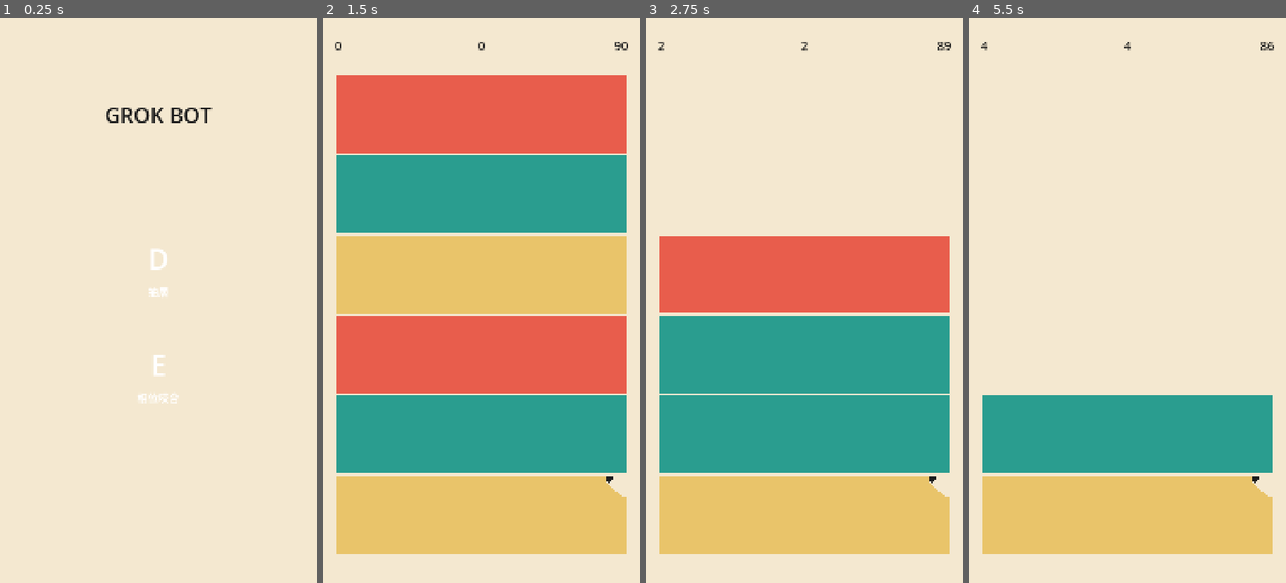
Above: before the commit, frames 1-4 (left to right).
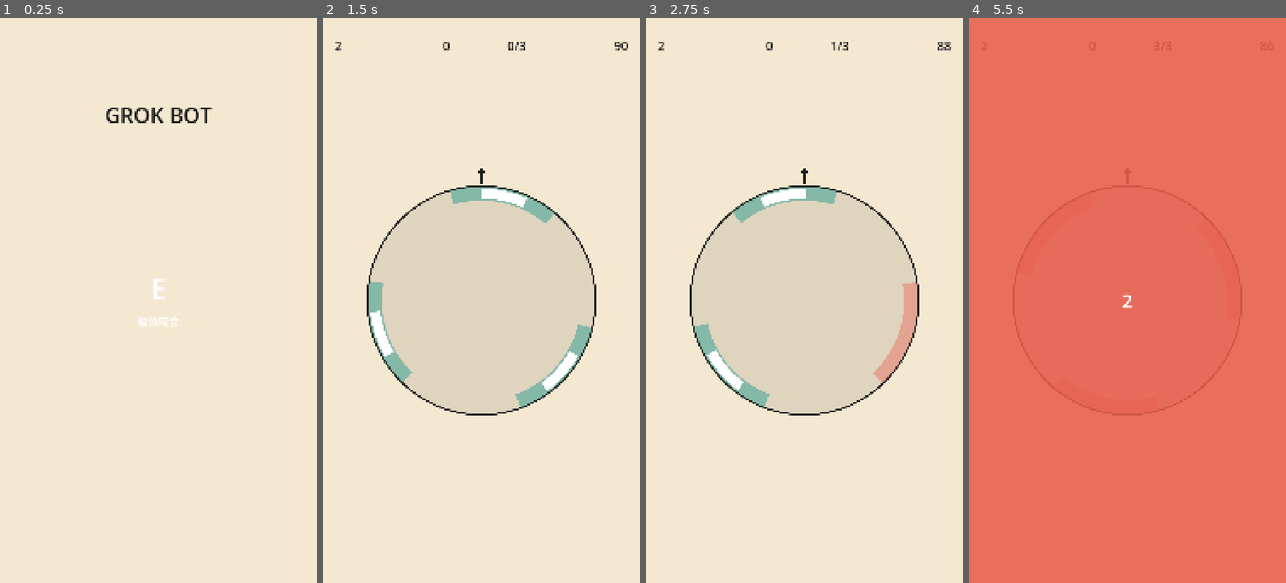
Above: after the commit, the same moments.

Repository: fallenblueray/Grok-Bot-Game
Game: Godot game, scene res://Boot.tscn
Two runs of this game, one before a commit and one after it. Both use one fixed random seed, a clock stepped at 60 frames per second and the inputs below.
Inputs (mouse positions are in pixels of both pictures, inside the frame that each line leads up to):
- Up to frame 1 (0.25 s): no input
- Up to frame 2 (1.5 s): click (481, 272) at 0.5 s, where only the run before the commit has a clickable "D"; tap Enter at 1.25 s; move the mouse to (551, 272) at 1.27 s; hold D from 1.28 s (still down); tap 1 at 1.35 s; click (551, 272) at 1.42 s
- Up to frame 3 (2.75 s): tap Space at 1.52, 2.27 s; move the mouse to (741, 328) at 2.02 s; release D at 2.03 s; tap E at 2.1 s
- Up to frame 4 (5.5 s): move the mouse to (1159, 176) at 2.77 s; hold D 2.78-4.28 s; tap 2 at 2.85 s; move the mouse to (1111, 413) at 3.52 s; tap Enter at 3.6 s; click (1111, 413) at 3.67 s; tap Space at 3.77, 4.52, 5.27 s; move the mouse to (1222, 385) at 4.27 s; tap Keypad Enter at 4.35 s; move the mouse to (1032, 215) at 5.02 s; tap 1 at 5.1 s

The runs differ from the first frame. In frame 1, 0.5% of the frame differs, in the area x 43-57%, y 40-69%; in frame 2, 76%; in frame 3, 51%; in frame 4, 100%, in the area x 0-100%, y 0-100%.

Commit message:
Boot: E is the game, D off the menu

Diff:
--- a/Boot.gd
+++ b/Boot.gd
@@ -1,5 +1,5 @@
 extends Control
-## Boot — two-button mode select (D / E). No other menus.
+## Boot — E is the game. D is a corpse (KEY_D still opens it).
 
 const INK := Color("1C1C1C")
 const BG := Color("F4E8D0")
@@ -28,17 +28,10 @@
 	add_child(title)
 
 	_add_mode_button(
-		"D",
-		"抽層",
-		CORAL,
-		Rect2(110, 720, 860, 280),
-		_open_d
-	)
-	_add_mode_button(
 		"E",
 		"相位咬合",
 		TEAL,
-		Rect2(110, 1080, 860, 280),
+		Rect2(110, 820, 860, 320),
 		_open_e
 	)
 
@@ -92,6 +85,8 @@
 
 
 func _open_e() -> void:
+	Engine.set_meta("e_level", 0)
+	Engine.set_meta("e_endless", false)
 	get_tree().change_scene_to_file("res://ModeE.tscn")
 
 
@@ -116,8 +111,5 @@
 
 
 func _tap_at(pos: Vector2) -> void:
-	# Fallback if Button.pressed does not fire (stretch / Android).
-	if Rect2(110, 720, 860, 280).has_point(pos):
-		_open_d()
-	elif Rect2(110, 1080, 860, 280).has_point(pos):
+	if Rect2(110, 820, 860, 320).has_point(pos):
 		_open_e()
